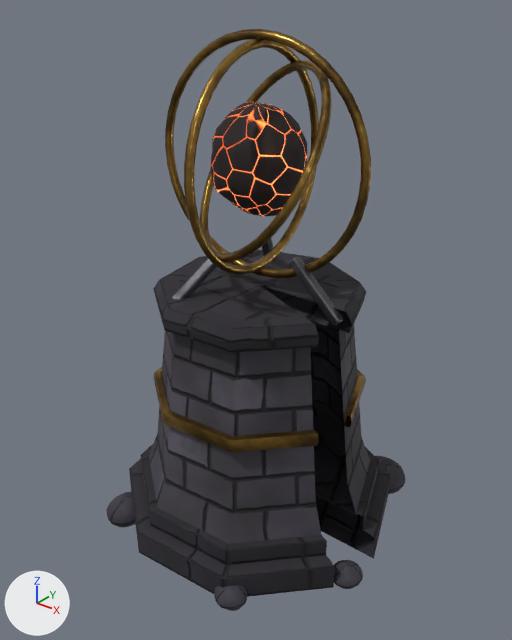
The glTF model unity/Kernwacht_Unity/Assets/Kernwacht/Models/tower/meteor.glb, before and after one commit.
Rendered twice from a camera (50 mm lens) standing at (1.193, -1.506, 1.606) and looking at (-0.01, -0.002, 0.673). The axes (+X, +Y, +Z) are drawn at lower left. The lights are the same throughout. The first picture is the older version. Vertices at exactly the same position are counted once.

The scene before the commit, as lines of its bpy script (objects in view):
```python
me_base = bpy.data.meshes.new('Base')
me_base.from_pydata(...)  # 1469 vertices, 2828 faces; spans x -0.483..0.472, y -0.436..0.504, z -0.036..0.909
# faces by material slot: [152, 2240, 48, 64, 324]
me_base.materials.append(mat_stone_dark)
me_base.materials.append(mat_rock)
me_base.materials.append(mat_stone_blocks)
me_base.materials.append(mat_gold)
me_base.materials.append(mat_iron)
me_turret = bpy.data.meshes.new('Turret')
me_turret.from_pydata(...)  # 1333 vertices, 2480 faces; spans x -0.333..0.333, y -0.313..0.313, z -0.333..0.333
# faces by material slot: [1200, 1280]
me_turret.materials.append(mat_gold)
me_turret.materials.append(mat_ember)
ob_base = bpy.data.objects.new('Base', me_base)
ob_base.parent = ob_meteor
ob_base.location = (0.0, 0.0, 0.0)
ob_turret = bpy.data.objects.new('Turret', me_turret)
ob_turret.parent = ob_base
ob_turret.location = (0.0, 0.0, 1.153)
ob_turret.rotation_euler = (0.0, 0.0, 0.0748)  # degrees (0, 0, 4.3)
```
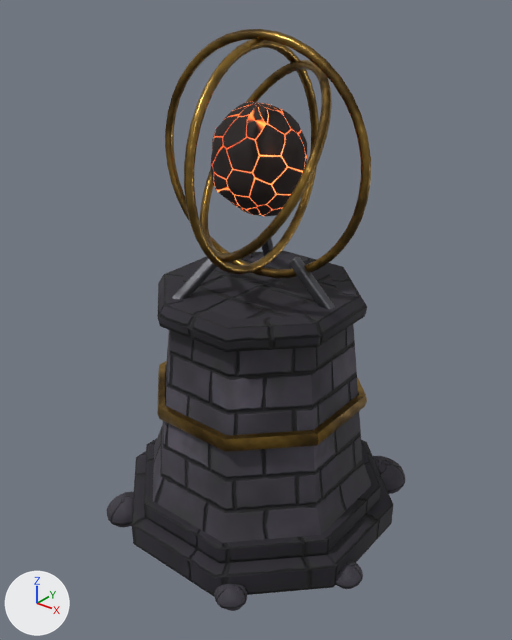
What differs and where, as boxes [x1, y1, x2, y2] in the pictures (512 x 640 px; the box of a moved part takes in the faces that stretch with it):
part 1 of me_base, moved or reshaped
    before: [232, 262, 391, 559]
    after: [225, 267, 393, 586]
part 2 of me_base, surface changed
    before: [129, 250, 335, 597]
    after: [131, 251, 366, 596]

The edits, one by one:
me_base is used by ob_base; parent ob_meteor; location (0.0, 0.0, 0.0).
me_base had 1469 vertices, 2828 faces and spanned x -0.483..0.472, y -0.436..0.504, z -0.036..0.909.
me_base now has 1451 vertices, 2828 faces and spans x -0.483..0.472, y -0.436..0.504, z -0.036..0.909.
Part 1, on me_base:
36 vertices are removed from x 0.178..0.45, y 0.0..0.302, z 0.0..0.79.
66 faces are deleted.
4 vertices in x -0.314..-0.309, y 0.061..0.062, z 0.43..0.76 move by (0.018, 0.06, 0.0).
3 vertices in x 0.135, y -0.285, z 0.43..0.73 move by (-0.014, -0.006, 0.0).
3 vertices in x -0.091, y -0.301, z 0.43..0.73 move by (-0.03, 0.01, 0.0).
3 vertices in x -0.27, y -0.162, z 0.43..0.73 move by (-0.021, 0.041, 0.0).
3 vertices in x -0.188, y 0.253, z 0.43..0.73 move by (0.067, 0.038, 0.0).
3 vertices in x 0.031, y 0.313, z 0.43..0.73 move by (0.09, -0.022, 0.0).
89 vertices move from x -0.441..0.192, y -0.431..0.448, z 0.0..0.79 to x -0.416..0.172, y -0.416..0.416, z 0.0..0.79.
18 vertices are added at x 0.222..0.416, y 0.092..0.172, z 0.0..0.79.
38 new faces join them, mat_stone_dark.
12 new faces join them, mat_stone_blocks.
16 new faces join them, mat_gold.
me_base part 2: 190 kept faces spanning x -0.416..0.416, y -0.416..0.416, z 0.0..0.79 get new texture (UV) coordinates.
